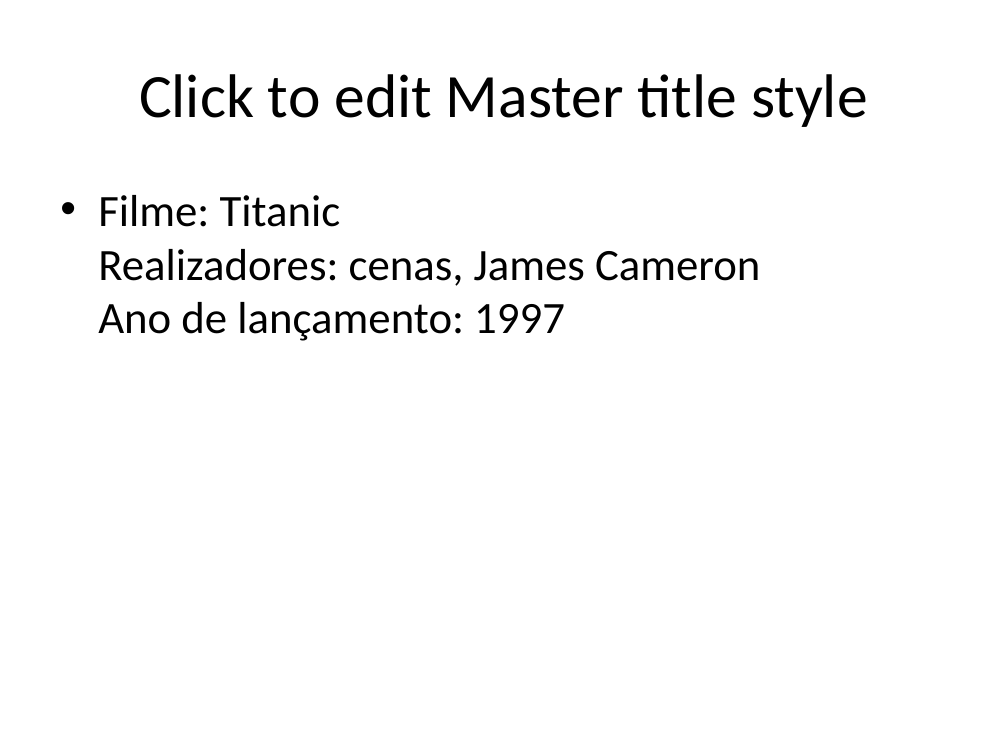
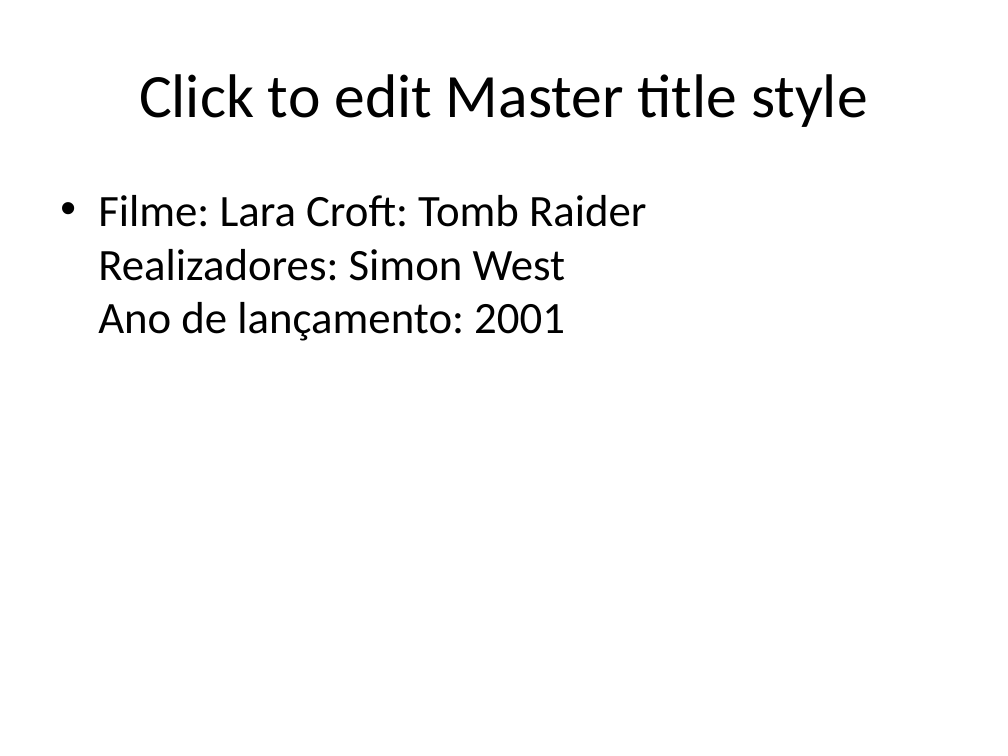
Before and after one commit to fatimafmcs/DesafiosSantander, a slide deck: slide 6 of Desafio1.zip_expanded/Desafio1_MoviePoc/MoviesPresentation.pptx (slide 3 before the commit). Drawn at 1008x756 pixels with LibreOffice and Linux fonts; fonts in the diff are those of the drawing. Boxes give left, top, right and bottom in pixels: in the first picture for what was removed or moved away, otherwise in the second. Text is boxed around its words. In the diff, an @@ line names an element or a change of style, - is before the commit and + after.

```diff
--- a/Desafio1.zip_expanded/Desafio1_MoviePoc/MoviesPresentation.pptx
+++ b/Desafio1.zip_expanded/Desafio1_MoviePoc/MoviesPresentation.pptx
@@ text at box(98, 195, 646, 341): text changed @@
-• Filme: Titanic
-  Realizadores: cenas, James Cameron
-  Ano de lançamento: 1997
+• Filme: Lara Croft: Tomb Raider
+  Realizadores: Simon West
+  Ano de lançamento: 2001
```
Also in this commit, not shown: 4 other slides changed, 1 slide added, 3 other files.
